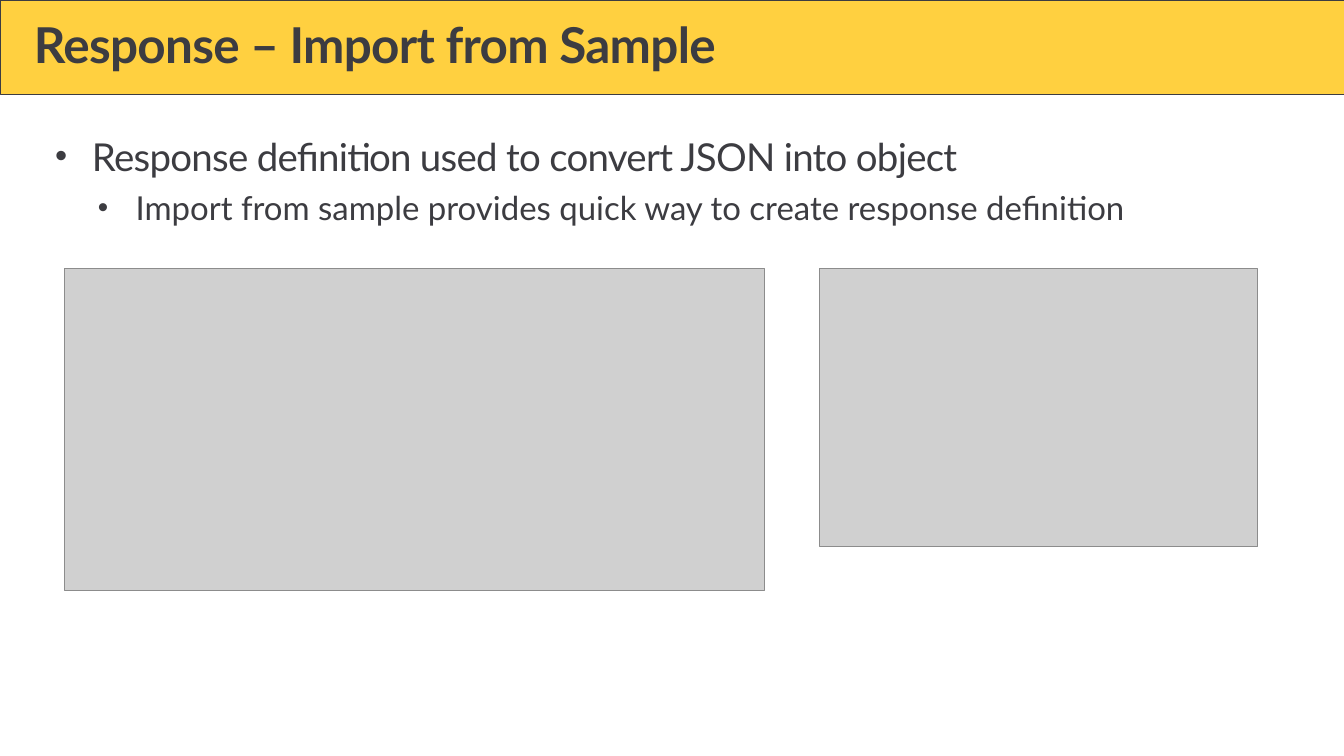
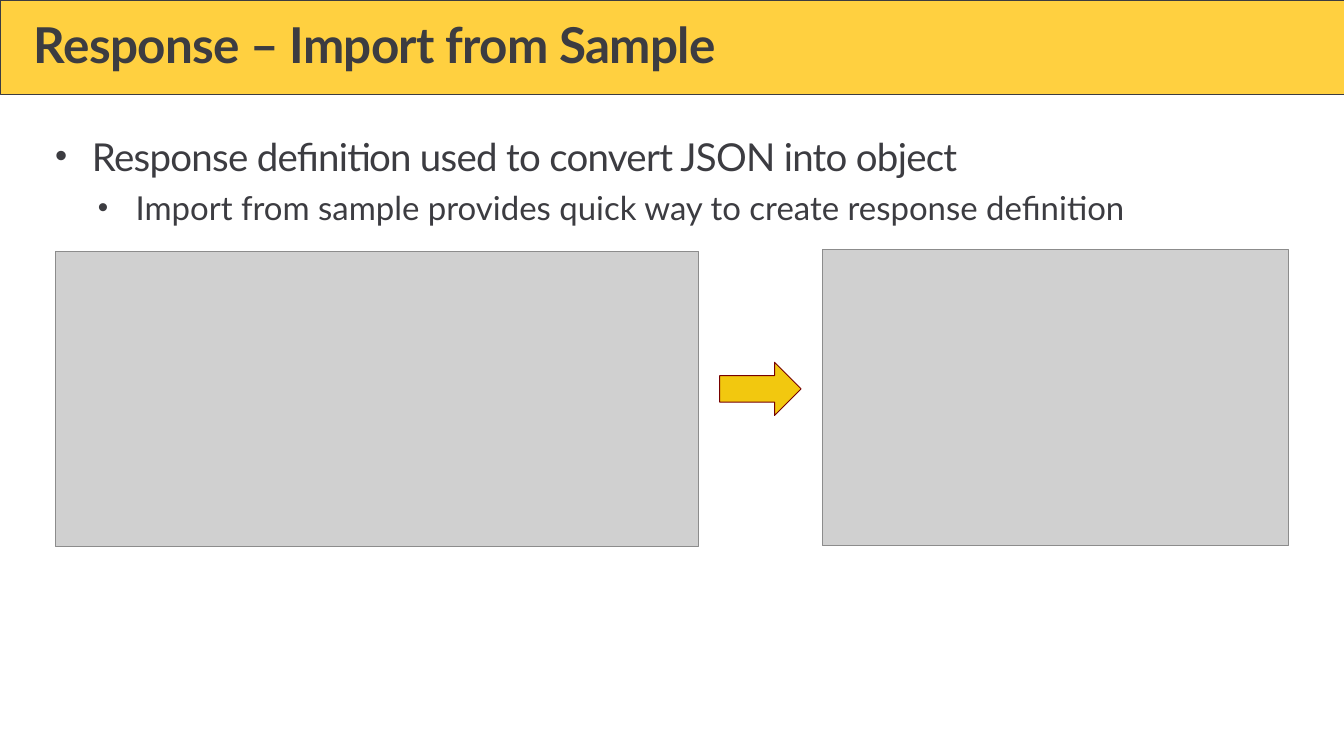
Before and after one commit to PowerBiDevCamp/Camp-Sessions, a slide deck: slide 19 of Session 17 - Building Solutions using Power Automate and the Power BI REST APIs.pptx (slide 17 before the commit). Drawn at 1344x756 pixels with LibreOffice and Linux fonts; fonts in the diff are those of the drawing; grey boxes stand for pictures; background and template pictures are left out. Boxes give left, top, right and bottom in pixels: in the first picture for what was removed or moved away, otherwise in the second. Text is boxed around its words. In the diff, an @@ line names an element or a change of style, - is before the commit and + after.

```diff
--- a/Session 17 - Building Solutions using Power Automate and the Power BI REST APIs.pptx
+++ b/Session 17 - Building Solutions using Power Automate and the Power BI REST APIs.pptx
@@ picture: place and size @@
-picture at [64, 269, 765, 590]
+picture at [55, 251, 699, 546]
@@ picture: place and size @@
-picture at [820, 269, 1258, 546]
+picture at [822, 250, 1289, 546]
@@ right arrow added at [719, 363, 800, 416], fill #F2C80F, outline #760000 0.75 pt @@
```
Also in this commit, not shown: 10 other slides changed, 14 slides added, 11 slides removed.
